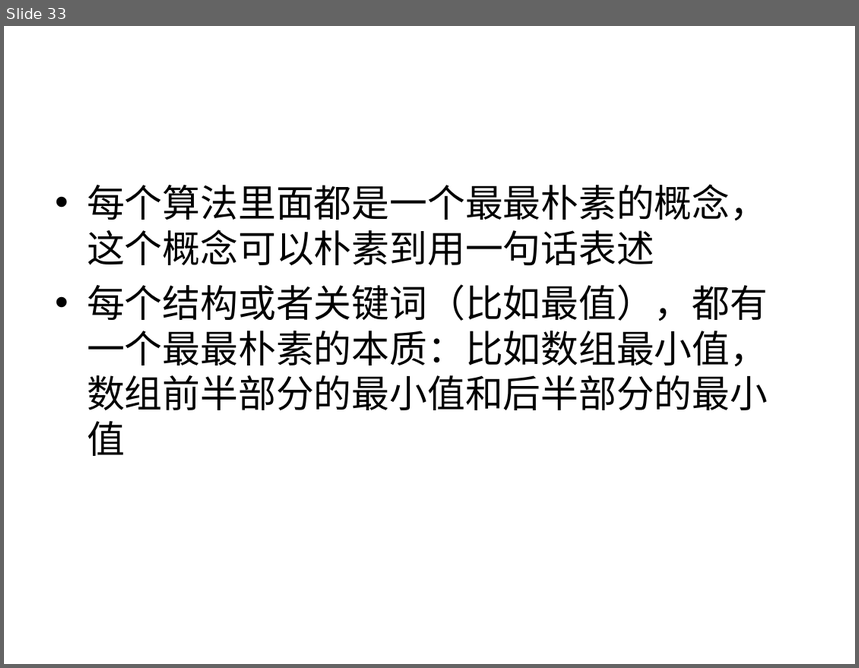
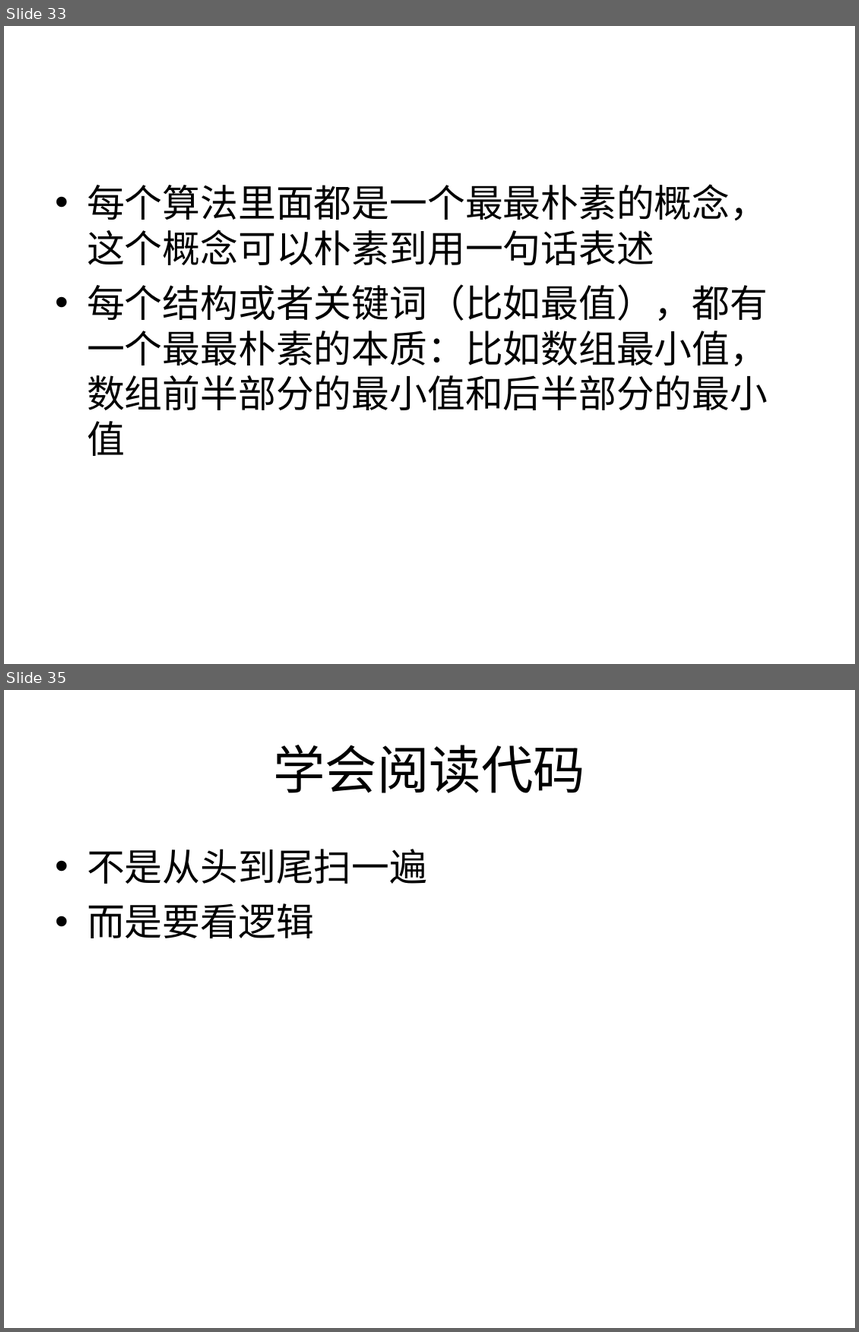
Before and after one commit to houjingbiao/leetcode, a slide deck: solutions/00conclusion.ppt. Shown one above the other, each under a label of ours: slide 33 before the commit, slides 33 and 35 after it; the slides between them are not shown. The pictures are 859x668 and 859x1332 pixels, drawn with LibreOffice and Linux fonts; fonts in the diff are those of the drawing. Boxes give left, top, right and bottom in pixels: in the first picture for what was removed or moved away, otherwise in the second. Text is boxed around its words. In the diff, an @@ line names an element or a change of style, - is before the commit and + after.

```diff
--- a/solutions/00conclusion.ppt
+++ b/solutions/00conclusion.ppt
@@ slide 35 added at bbox=[4, 690, 855, 1328], background #FFFFFF @@
@@ title added at bbox=[273, 745, 585, 793], 44 pt, text #000000 @@
+学会阅读代码
@@ text added at bbox=[87, 849, 427, 939], 32 pt, text #000000 @@
+• 不是从头到尾扫一遍
+• 而是要看逻辑
```
Also in this commit, not shown: 1 other slide added, 2 other files.
